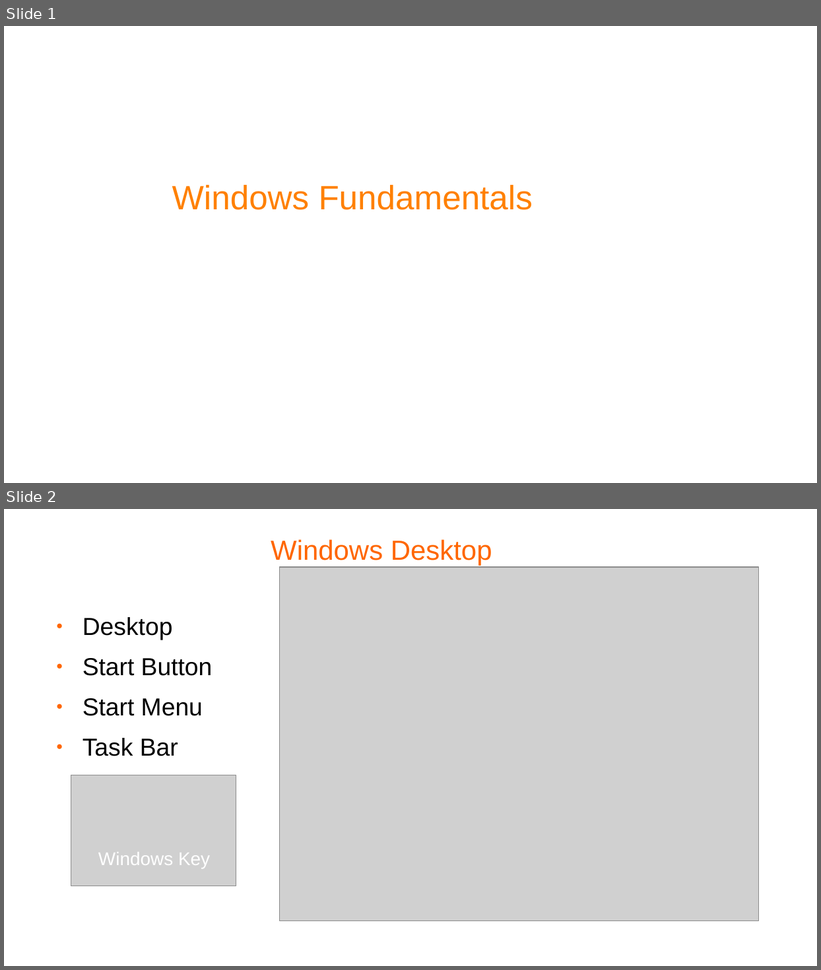
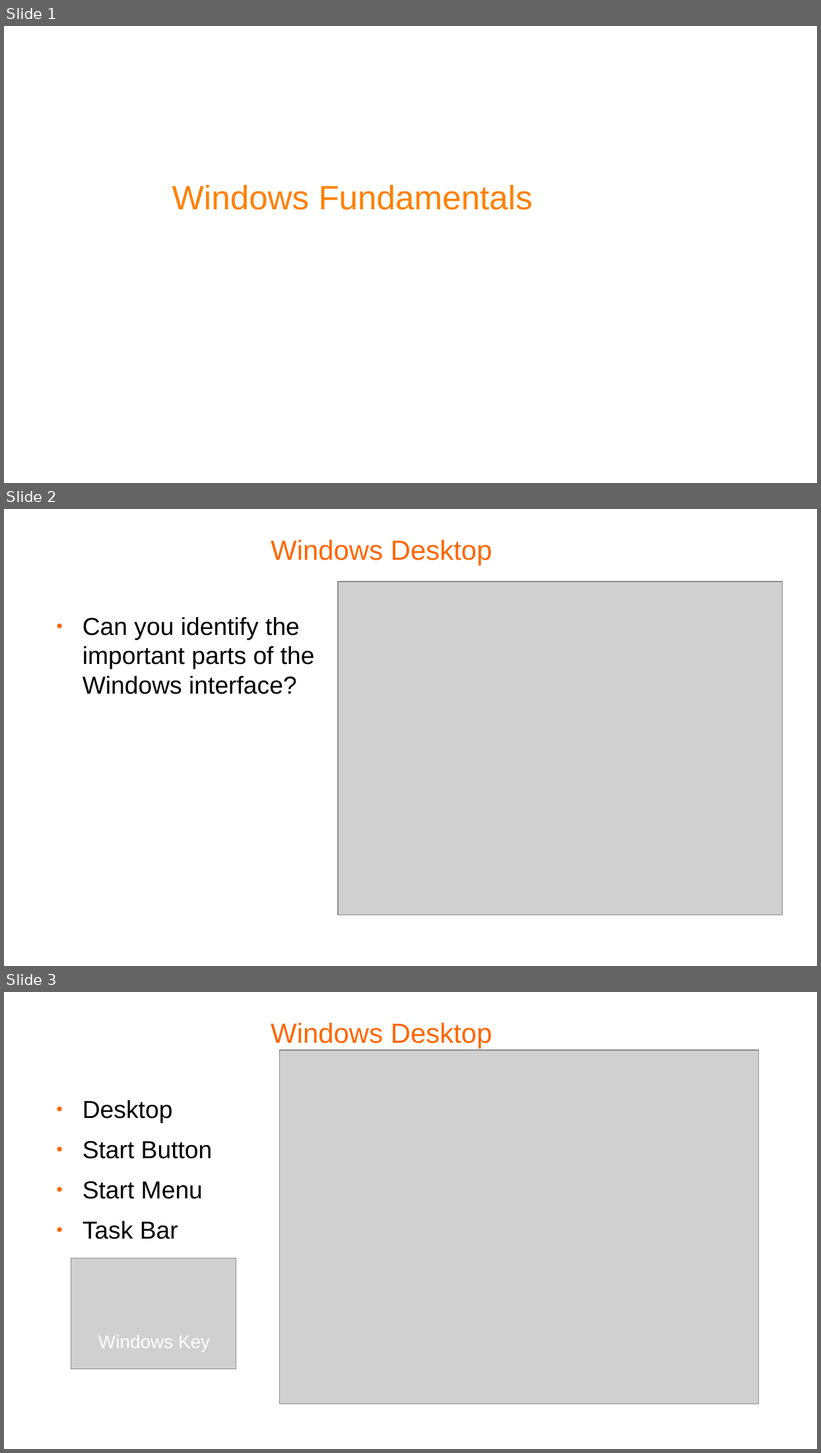
Before and after one commit to pellcorp/coding, a slide deck: docs/windows fundamentals.odp. Shown one above the other, each under a label of ours: slides 1 and 2 before the commit, slides 1, 2 and 3 after it. The pictures are 821x970 and 821x1453 pixels, drawn with LibreOffice and Linux fonts; fonts in the diff are those of the drawing; grey boxes stand for pictures; background and template pictures are left out. Boxes give left, top, right and bottom in pixels: in the first picture for what was removed or moved away, otherwise in the second. Text is boxed around its words. In the diff, an @@ line names an element or a change of style, - is before the commit and + after.

```diff
--- a/docs/windows fundamentals.odp
+++ b/docs/windows fundamentals.odp
@@ slide 2 added at (4,509,817,966), background #FFFFFF @@
@@ title added at (271,539,492,565), 27 pt, text #FF6600 @@
+Windows Desktop
@@ picture added at (338,582,783,916) @@
@@ text added at (83,617,315,694), 24 pt, text #000000 @@
+● Can you identify the important parts of the Windows interface?
@@ text added at (91,844,217,872), 18 pt, text #FFFFFF @@
+Windows Key
@@ what was slide 2 is now slide 3 @@
```
Also in this commit, not shown: 2 slides changed, 4 other slides added, 4 other files.
